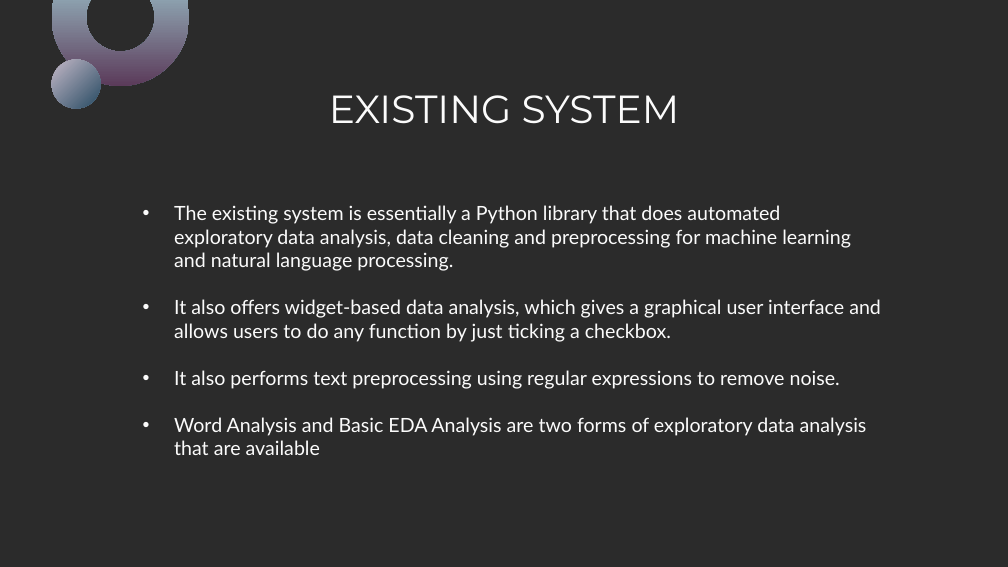
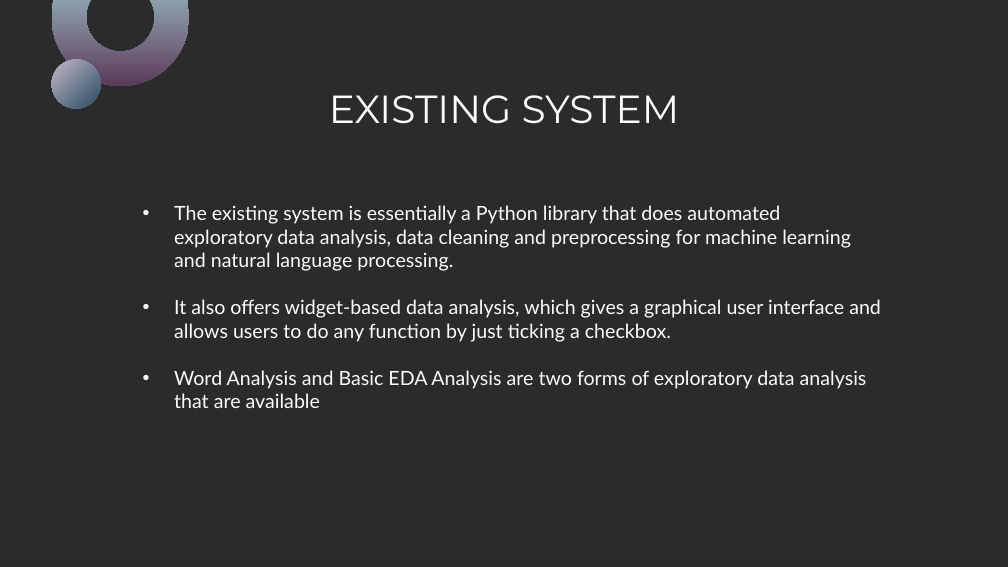
Before and after one commit to Naveen-004/NLP-assist, a slide deck: slide 9 of docs/NLP assist v5.pptx. Drawn at 1008x567 pixels with LibreOffice and Linux fonts; fonts in the diff are those of the drawing; background and template pictures are left out; a plain dark background stands for a picture behind light text. Boxes give left, top, right and bottom in pixels: in the first picture for what was removed or moved away, otherwise in the second. Text is boxed around its words. In the diff, an @@ line names an element or a change of style, - is before the commit and + after.

```diff
--- a/docs/NLP assist v5.pptx
+++ b/docs/NLP assist v5.pptx
@@ text at (x1=174, y1=370, x2=840, y2=389): paragraph removed @@
-• It also performs text preprocessing using regular expressions to remove noise.
```
Also in this commit, not shown: 5 other slides changed, 1 other file.
